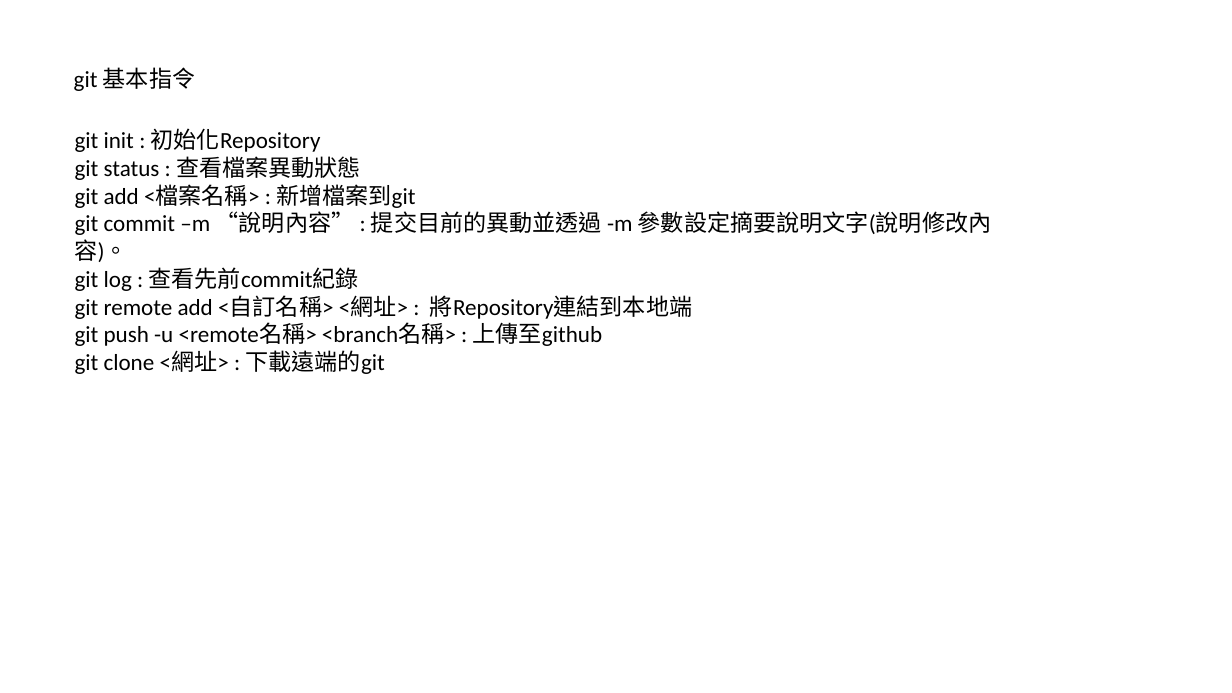
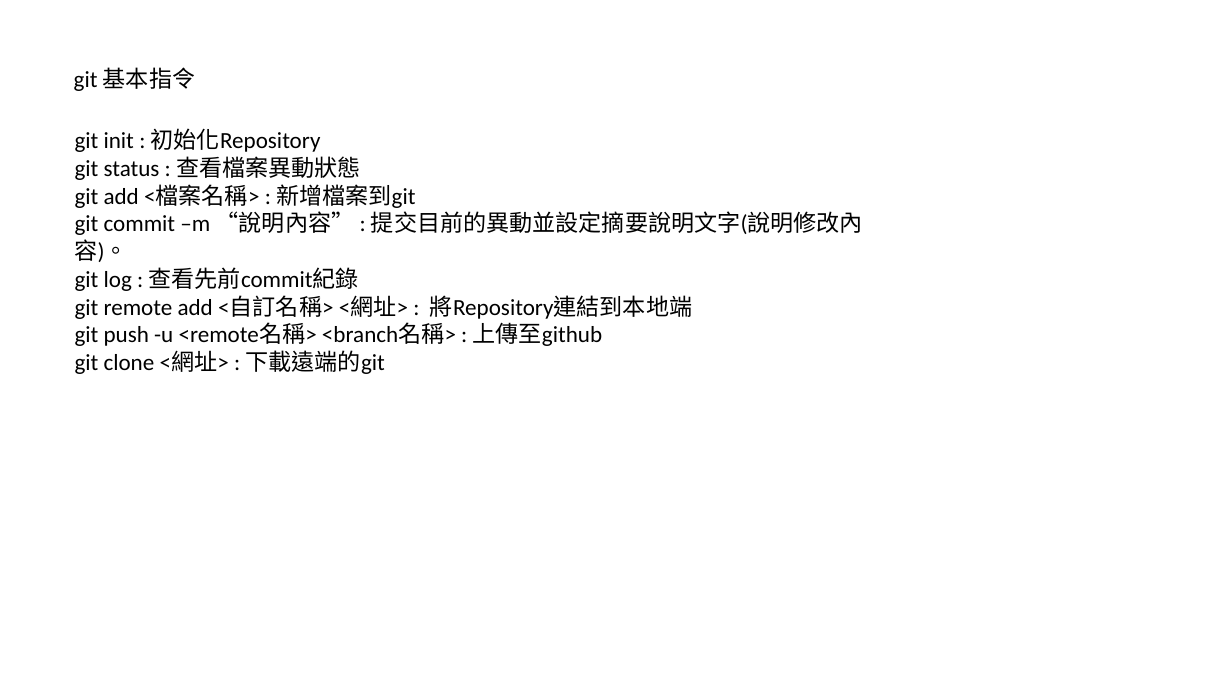
Before and after one commit to WagyuBeef/hello, a slide deck: slide 2 of github.pptx. Drawn at 1232x693 pixels with LibreOffice and Linux fonts; fonts in the diff are those of the drawing. Boxes give left, top, right and bottom in pixels: in the first picture for what was removed or moved away, otherwise in the second. Text is boxed around its words. In the diff, an @@ line names an element or a change of style, - is before the commit and + after.

Commit message:
try

```diff
--- a/github.pptx
+++ b/github.pptx
@@ text at box(75, 211, 863, 262): text changed @@
-git commit –m “說明內容” : 提交目前的異動並透過 -m 參數設定摘要說明文字(說明修改內容)。
+git commit –m “說明內容” : 提交目前的異動並設定摘要說明文字(說明修改內容)。
```
